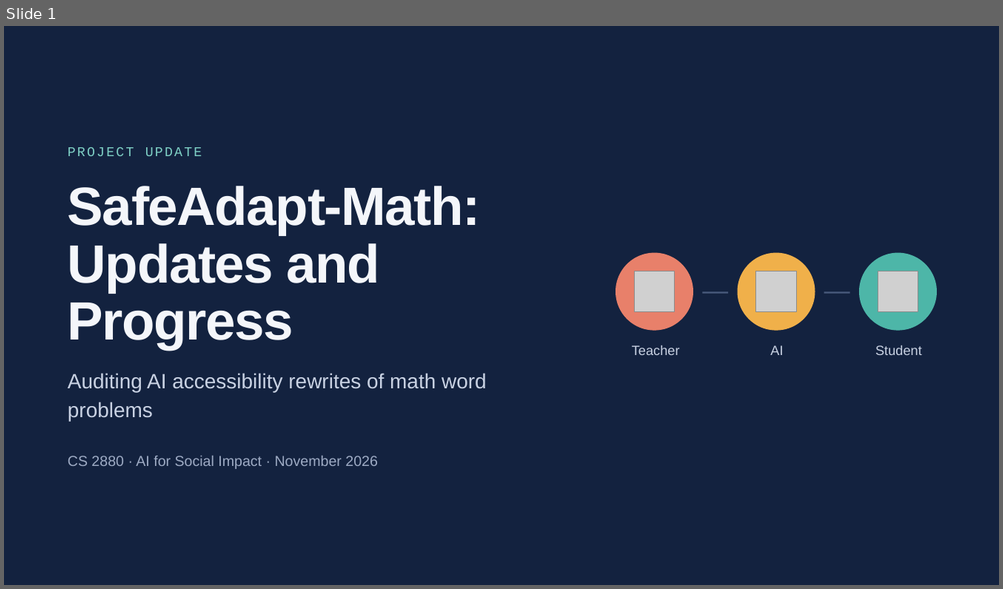
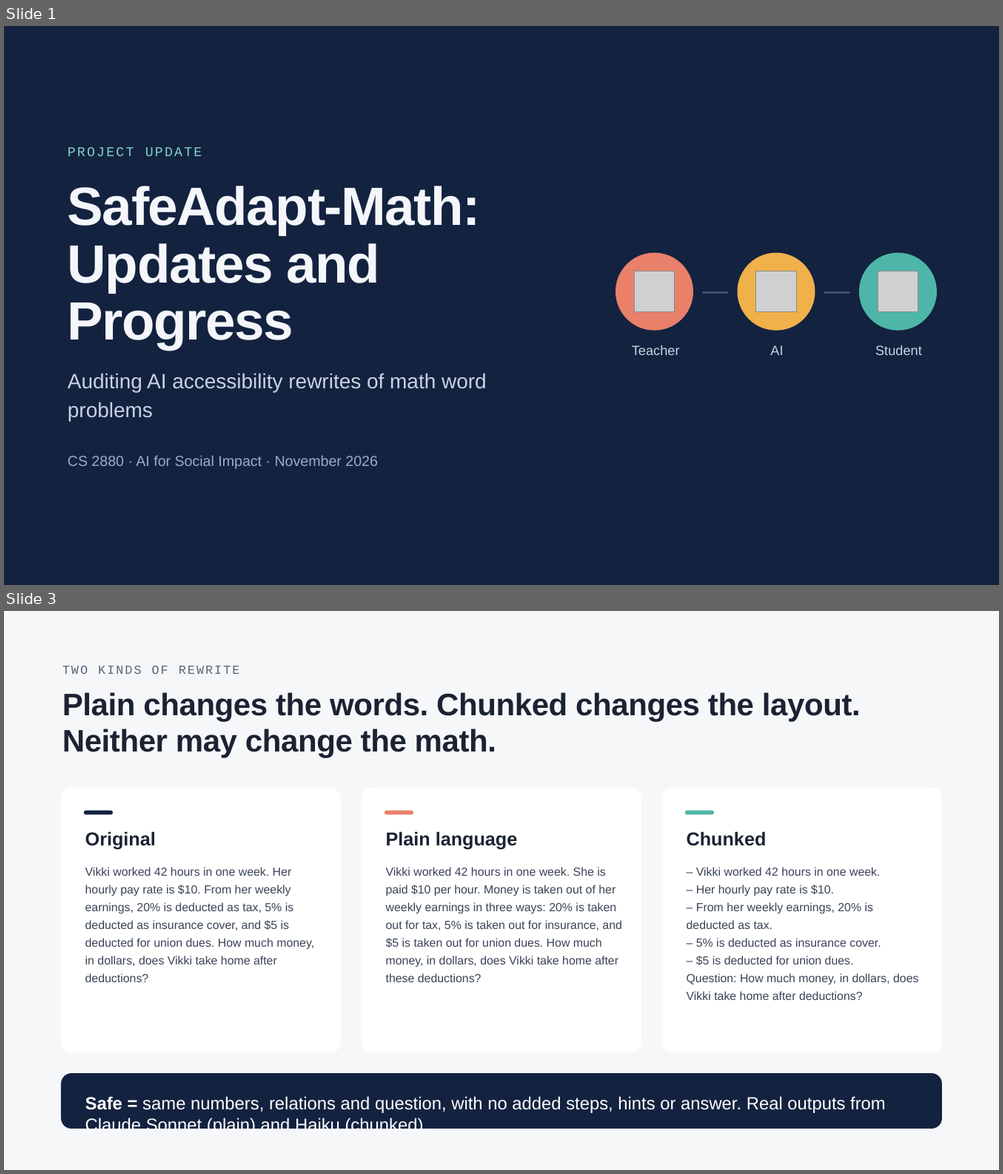
Before and after one commit to harshitaggarwal01/cs2880, a slide deck: docs/SafeAdapt-Math_updates_progress.pptx. Shown one above the other, each under a label of ours: slide 1 before the commit, slides 1 and 3 after it; the slides between them are not shown. The pictures are 1003x589 and 1003x1174 pixels, drawn with LibreOffice and Linux fonts; fonts in the diff are those of the drawing; grey boxes stand for pictures. Boxes give left, top, right and bottom in pixels: in the first picture for what was removed or moved away, otherwise in the second. Text is boxed around its words. In the diff, an @@ line names an element or a change of style, - is before the commit and + after.

Commit message:
Updates deck: add plain-vs-chunked, methods (incl. bandit) and final-outputs slides; pilot caveats; earlier-pilot finding

```diff
--- a/docs/SafeAdapt-Math_updates_progress.pptx
+++ b/docs/SafeAdapt-Math_updates_progress.pptx
@@ slide 3 added at [4, 611, 999, 1170], background #F6F7F9 @@
@@ text added at [62, 666, 240, 674], 18 pt, text #5A6478 @@
+TWO KINDS OF REWRITE
@@ text added at [62, 692, 860, 758], 45 pt, text #1B2333, bold @@
+Plain changes the words. Chunked changes the layout. Neither may change the math.
@@ rounded rectangle added at [61, 788, 341, 1053], fill #FFFFFF @@
@@ rounded rectangle added at [361, 788, 641, 1053], fill #FFFFFF @@
@@ rounded rectangle added at [662, 788, 942, 1053], fill #FFFFFF @@
@@ rounded rectangle added at [84, 810, 112, 815], fill #13223F @@
@@ rounded rectangle added at [384, 810, 413, 815], fill #E8806A @@
@@ rounded rectangle added at [685, 810, 714, 815], fill #4DB6A8 @@
@@ text added at [85, 832, 156, 850], 27 pt, text #1B2333, bold @@
+Original
@@ text added at [386, 832, 518, 850], 27 pt, text #1B2333, bold @@
+Plain language
@@ text added at [686, 832, 766, 846], 27 pt, text #1B2333, bold @@
+Chunked
@@ text added at [85, 867, 314, 982], 17 pt, text #3A4456 @@
+Vikki worked 42 hours in one week. Her hourly pay rate is $10. From her weekly earnings, 20% is deducted as tax, 5% is deducted as insurance cover, and $5 is deducted for union dues. How much money, in dollars, does Vikki take home after deductions?
@@ text added at [386, 867, 622, 982], 17 pt, text #3A4456 @@
+Vikki worked 42 hours in one week. She is paid $10 per hour. Money is taken out of her weekly earnings in three ways: 20% is taken out for tax, 5% is taken out for insurance, and $5 is taken out for union dues. How much money, in dollars, does Vikki take home after these deductions?
@@ text added at [686, 867, 918, 1000], 17 pt, text #3A4456 @@
+– Vikki worked 42 hours in one week.
+– Her hourly pay rate is $10.
+– From her weekly earnings, 20% is deducted as tax.
+– 5% is deducted as insurance cover.
+– $5 is deducted for union dues.
+Question: How much money, in dollars, does Vikki take home after deductions?
@@ rounded rectangle added at [61, 1073, 942, 1129], fill #13223F @@
@@ text added at [85, 1096, 885, 1136], 25.5 pt, text #FFFFFF @@
+Safe = same numbers, relations and question, with no added steps, hints or answer. Real outputs from Claude Sonnet (plain) and Haiku (chunked).
```
Also in this commit, not shown: 4 slides changed, 2 other slides added, 1 other file.
